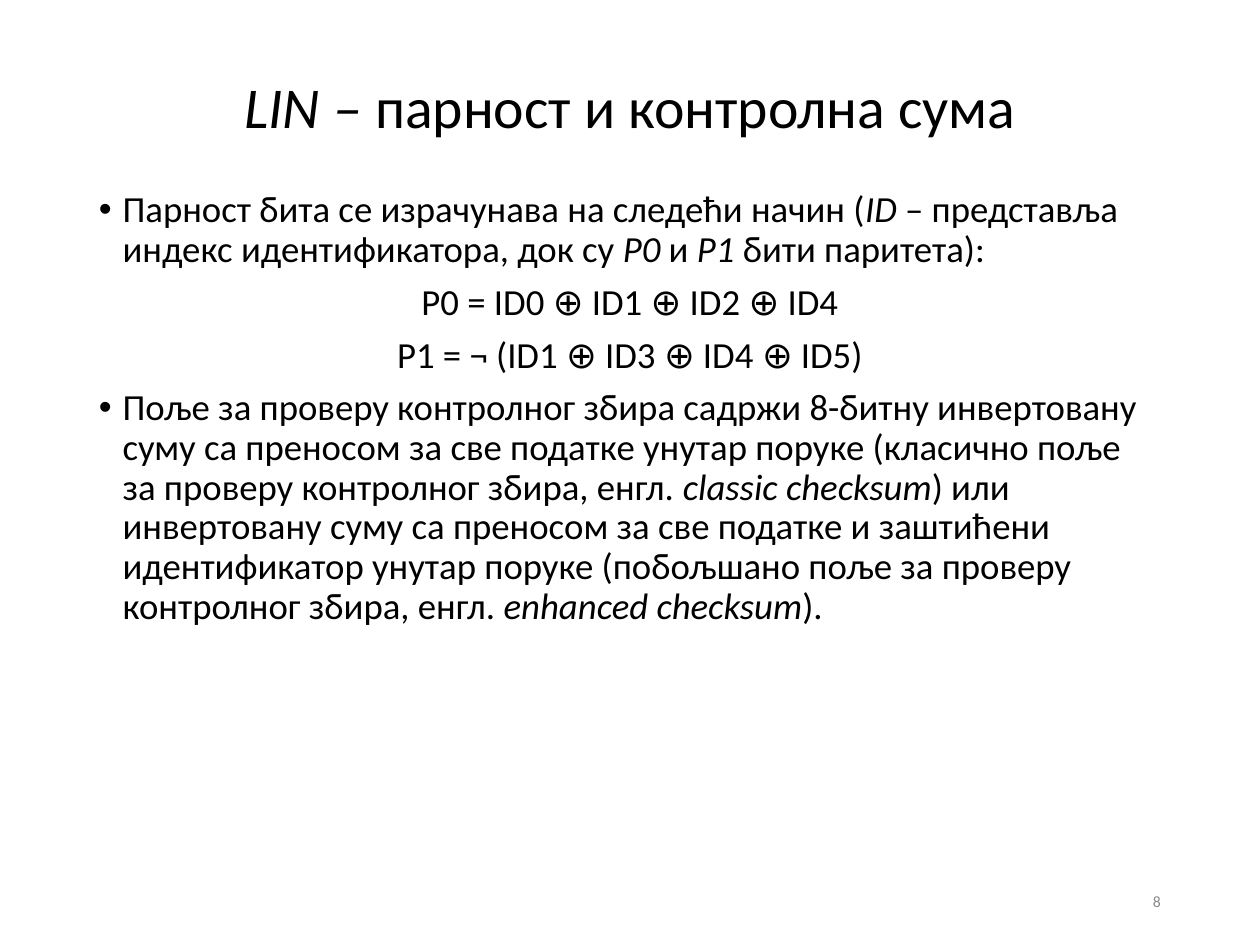
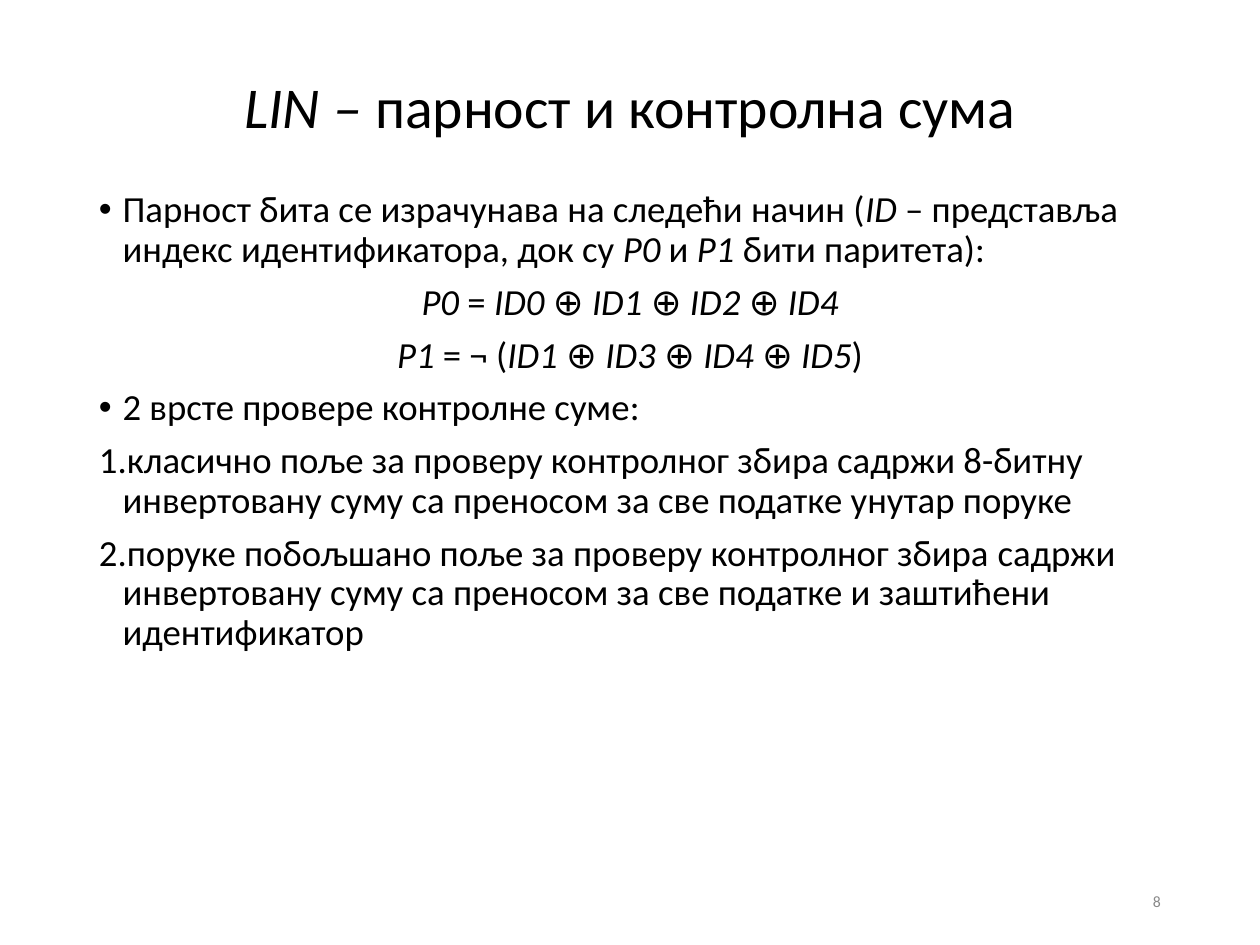
Before and after one commit to fjasic/bsc, a slide deck: slide 8 of documentation/Filip_Jasic_RA46-2014-prezentacija.ppt. Drawn at 1260x945 pixels with LibreOffice and Linux fonts; fonts in the diff are those of the drawing; background and template pictures are left out. Boxes give left, top, right and bottom in pixels: in the first picture for what was removed or moved away, otherwise in the second. Text is boxed around its words. In the diff, an @@ line names an element or a change of style, - is before the commit and + after.

```diff
--- a/documentation/Filip_Jasic_RA46-2014-prezentacija.ppt
+++ b/documentation/Filip_Jasic_RA46-2014-prezentacija.ppt
@@ text at (397,291,863,373): italic on in "P0 ID0 ID1 ID2 ID4", "P1 (ID1 ID3 ID4 ID5)" @@
@@ text at (99,396,1116,651): text changed @@
-• Поље за проверу контролног збира садржи 8-битну инвертовану суму са преносом за све податке унутар поруке (класично поље за проверу контролног збира, енгл. classic checksum) или инвертовану суму са преносом за све податке и заштићени идентификатор унутар поруке (побољшано поље за проверу контролног збира, енгл. enhanced checksum).
+• 2 врсте провере контролне суме:
+1. класично поље за проверу контролног збира садржи 8-битну инвертовану суму са преносом за све податке унутар поруке
+2. поруке побољшано поље за проверу контролног збира садржи инвертовану суму са преносом за све податке и заштићени идентификатор
```
Also in this commit, not shown: 8 other slides changed, 6 other files.
